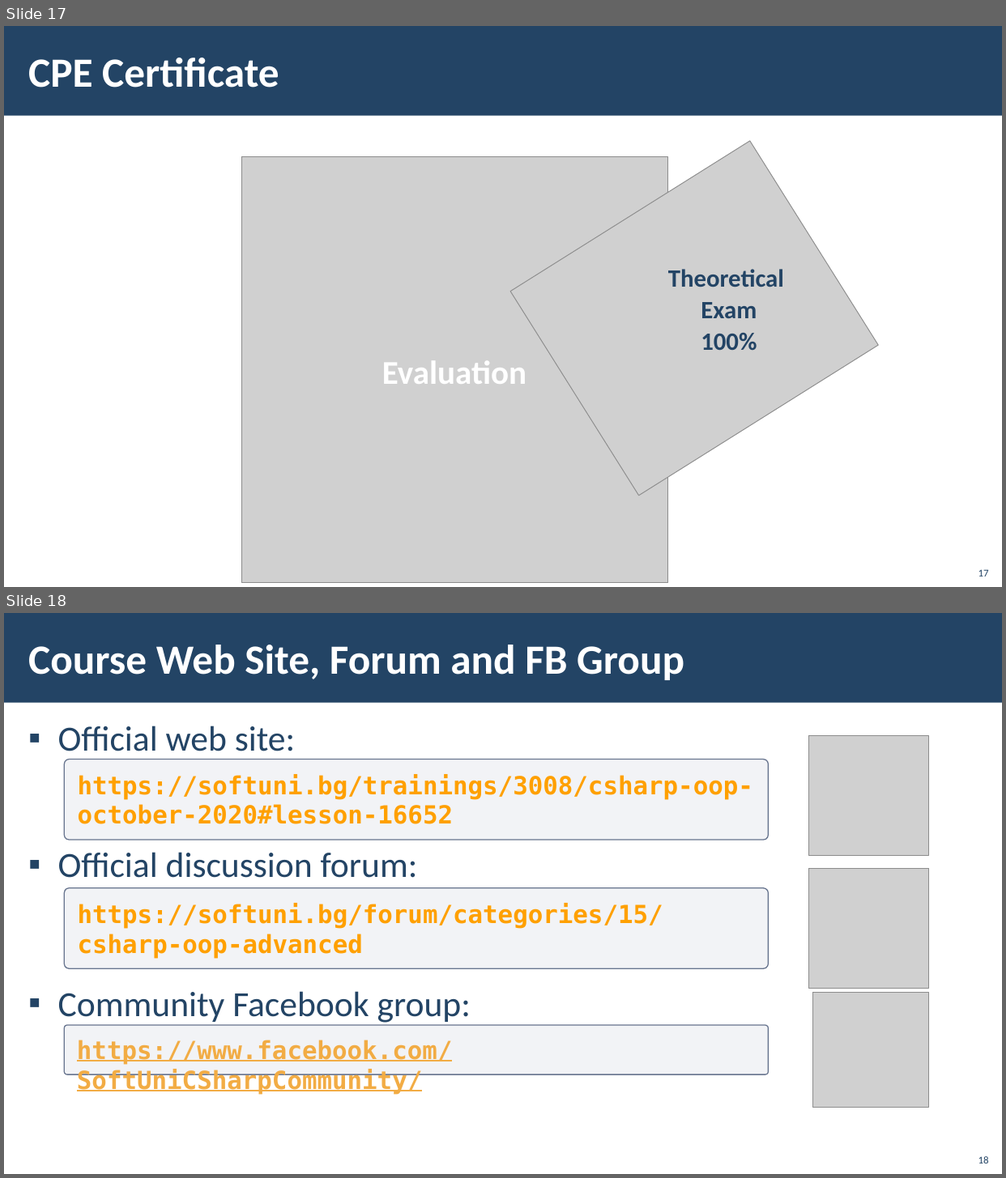
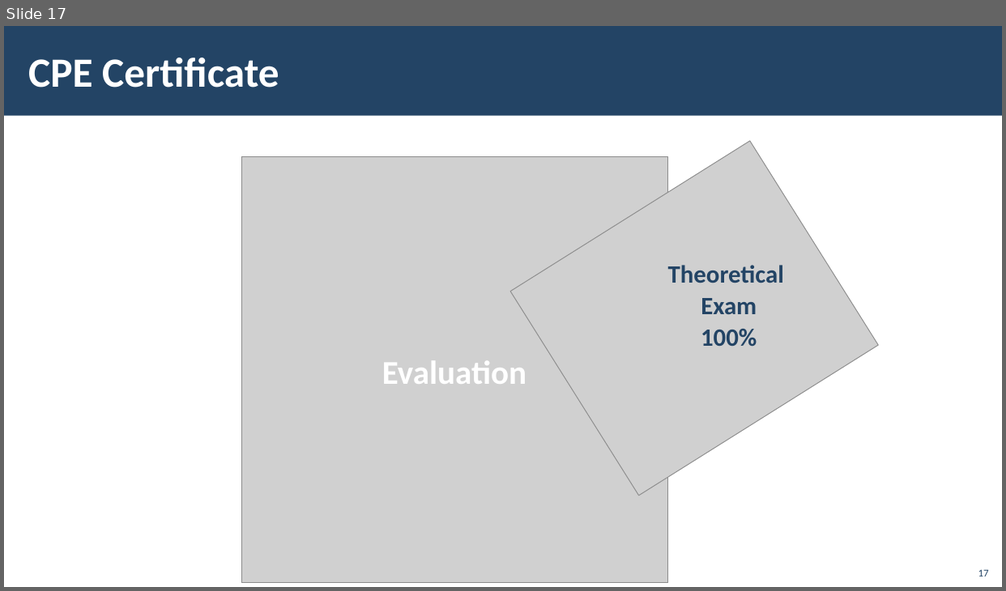
Before and after one commit to ErayErol/Software-University-Courses, a slide deck: NOT START - 2021.01 - [ JS Back End ]/00 - [ Course Introduction ]/Presentation.pptx. Shown one above the other, each under a label of ours: slides 17 and 18 before the commit, slide 17 after it. The pictures are 1006x1178 and 1006x591 pixels, drawn with LibreOffice and Linux fonts; fonts in the diff are those of the drawing; grey boxes stand for pictures; background and template pictures are left out. Boxes give left, top, right and bottom in pixels: in the first picture for what was removed or moved away, otherwise in the second. Text is boxed around its words. In the diff, an @@ line names an element or a change of style, - is before the commit and + after.

```diff
--- a/NOT START - 2021.01 - [ JS Back End ]/00 - [ Course Introduction ]/Presentation.pptx
+++ b/NOT START - 2021.01 - [ JS Back End ]/00 - [ Course Introduction ]/Presentation.pptx
@@ slide 18 removed at [4,613,1002,1174], background picture (left out); not listed: 1 template element that a slide beside it also shows @@
@@ title removed at [28,645,684,680] @@
-Course Web Site, Forum and FB Group
@@ text removed at [58,726,471,1025] @@
-▪ Official web site:
-▪ Official discussion forum:
-▪ Community Facebook group:
@@ picture removed at [809,736,928,855] @@
@@ rounded rectangle removed at [64,759,769,840] @@
-https://softuni.bg/trainings/3008/csharp-oop-october-2020#lesson-16652
@@ picture removed at [809,868,929,989] @@
@@ rounded rectangle removed at [64,888,769,969] @@
-https://softuni.bg/forum/categories/15/csharp-oop-advanced
@@ picture removed at [813,993,928,1108] @@
@@ rounded rectangle removed at [64,1025,769,1075] @@
-https://www.facebook.com/SoftUniCSharpCommunity/
@@ page number removed at [978,1157,989,1164] @@
-18
@@ slide 17 changed as well @@
@@ text "Theoretical Exam 100%": place and size @@
-text "Theoretical Exam 100%" at [668,269,784,350]
+text "Theoretical Exam 100%" at [668,265,784,346]
```
Also in this commit, not shown: 11 other slides changed, 10 slides added, 8 other slides removed, 16 other files.
